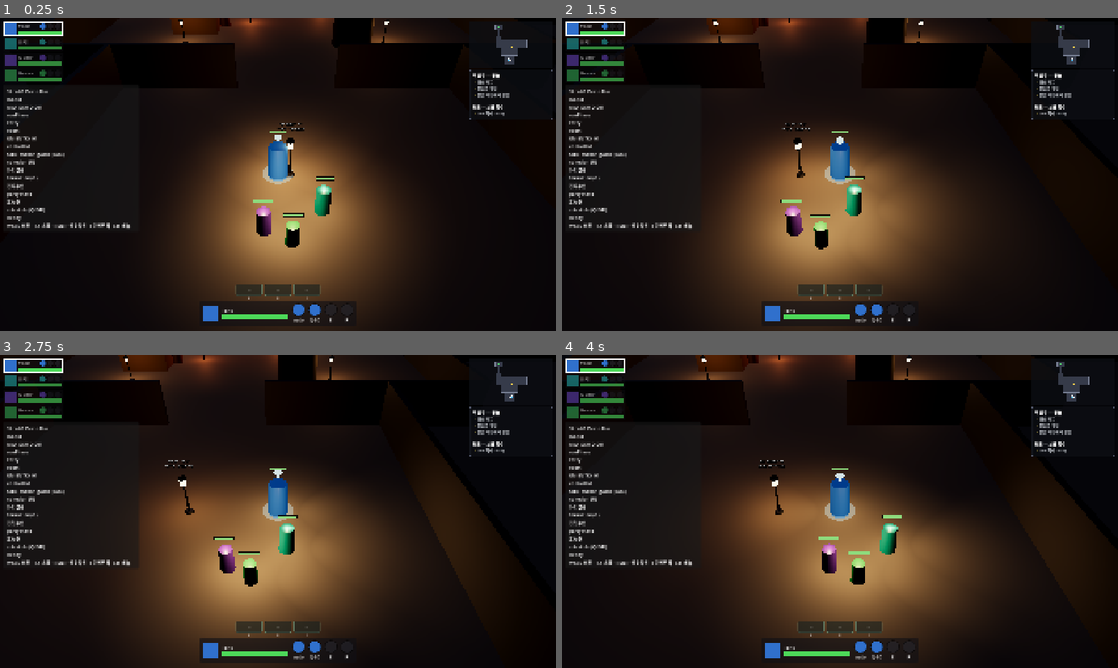
Above: before the commit, frames 1-4 (two rows, left to right).
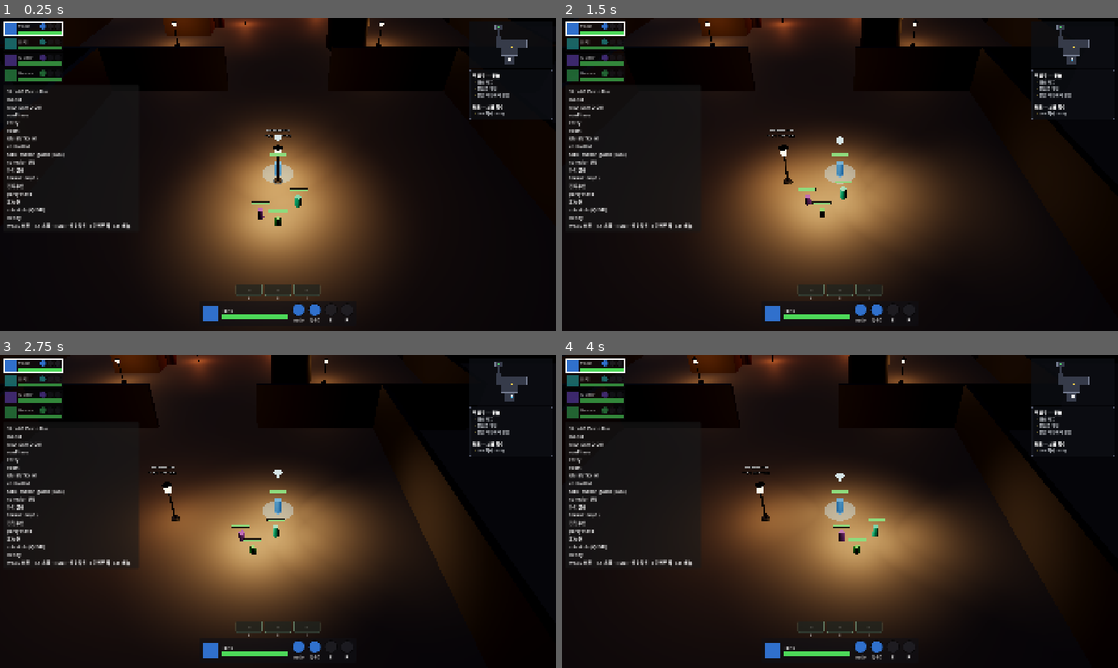
Above: after the commit, the same moments.

Repository: haepari1019/project_tdc_game
Game: Godot game, scene res://scenes/run/dungeon_run.tscn
Two runs of this game, one before a commit and one after it. Both use one fixed random seed, a clock stepped at 60 frames per second and the inputs below. This scene is started directly instead of the project's main scene.
Inputs (mouse positions are in pixels of both pictures, inside the frame that each line leads up to):
- Up to frame 1 (0.25 s): no input
- Up to frame 2 (1.5 s): tap Enter at 0.5 s; move the mouse to (962, 158) at 0.52 s; hold D (move_right) 0.53-1.25 s; hold F (interact) 0.53-1.25 s; click (962, 158) at 0.67 s; drag from (728, 190) to (812, 237) at 1.27 s
- Up to frame 3 (2.75 s): tap Space at 2 s; move the mouse to (333, 442) at 2.02 s; hold D (move_right) from 2.03 s (still down); hold G (toggle_formation_priority) from 2.03 s (still down)
- Up to frame 4 (4 s): release D (move_right) at 2.75 s; release G (toggle_formation_priority) at 2.75 s; drag from (812, 574) to (673, 464) at 2.77 s; tap Enter at 3.5 s; move the mouse to (1006, 558) at 3.52 s; hold A (move_left) from 3.53 s (still down); hold X (use_consumable_x) from 3.53 s (still down)

The runs differ from the first frame. In frame 1, 6.9% of the frame differs, in the area x 19-92%, y 0-91%; in frame 2, 11%; in frame 3, 13%, in the area x 11-92%, y 0-100%; in frame 4, 12%.

Commit message:
feat: 유닛 스케일 0.65 — 맵 대비 비율 (미니어처감 제거)
유닛이 맵 대비 너무 커 "미니어처 탐험" 느낌 + 카메라가 가깝게 느껴짐. 단일
UnitVisuals.UNIT_SCALE(0.65)로: 파티·적 메쉬 + 파티 콜리전 + 포메이션 오프셋 +
slot_min_distance를 같은 배율로 축소(비율 유지 → 스티어링이 다시 안 벌림).
이동속도·스킬 사거리는 의도적 보존(맵 횡단 시간 동일·게임플레이 수치).

Co-Authored-By: Claude Opus 4.8 (1M context) <noreply@anthropic.com>

Diff:
--- a/scripts/core/unit_visuals.gd
+++ b/scripts/core/unit_visuals.gd
@@ -2,6 +2,12 @@
 ## Single source of truth for code-placeholder unit visuals — role palette + enemy table.
 ## ref: DEBT-DUP-COLOR (was split: party_controller CLASS_COLORS/CLASS_SCALES + combat_controller ENEMY_VISUALS).
 ## PH spec: WORK_ORDER §코드 플레이스홀더 — 아군=원기둥/한색(cool), 적=박스/난색(warm).
+
+## Global unit-vs-map scale. Units were too big vs the map ("miniature" feel + camera felt close);
+## shrinking them makes the world read bigger. Applied to party + enemy mesh scale here; the
+## SAME factor scales formation slot offsets + slot_min_distance in party_controller so the party
+## stays proportional (else steering re-spreads it). 1.0 = original. ref: F-012.
+const UNIT_SCALE := 0.65
 
 
 # --- Party roles (cool palette) ---
@@ -37,8 +43,10 @@
 
 
 static func role_scale(class_id: String) -> float:
-	return ROLE_SCALES.get(class_id, 1.0)
+	return ROLE_SCALES.get(class_id, 1.0) * UNIT_SCALE
 
 
 static func enemy_visual(enemy_id: String) -> Dictionary:
-	return ENEMY_VISUALS.get(enemy_id, ENEMY_DEFAULT)
+	var v: Dictionary = (ENEMY_VISUALS.get(enemy_id, ENEMY_DEFAULT) as Dictionary).duplicate()
+	v["scale"] = float(v.get("scale", 1.0)) * UNIT_SCALE
+	return v
--- a/scripts/party/party_controller.gd
+++ b/scripts/party/party_controller.gd
@@ -529,8 +529,8 @@
 		_sv1_dir_smooth_rate = float(sv1.get("dir_smooth_rate", 14.0))
 		_sv1_wall_clip_enabled = bool(sv1.get("wall_clip_enabled", true))
 		_sv1_goal_ramp_after_delay_s = float(sv1.get("goal_ramp_after_delay_s", 0.08))
-		_sv1_slot_min_distance_pair = float(sv1.get("slot_min_distance_pair_m", 2.5))
-		_sv1_slot_min_distance_anchor = float(sv1.get("slot_min_distance_anchor_m", 2.0))
+		_sv1_slot_min_distance_pair = float(sv1.get("slot_min_distance_pair_m", 2.5)) * UnitVisuals.UNIT_SCALE
+		_sv1_slot_min_distance_anchor = float(sv1.get("slot_min_distance_anchor_m", 2.0)) * UnitVisuals.UNIT_SCALE
 		_sv1_sep_asymmetry_min = float(sv1.get("sep_asymmetry_min", 0.15))
 		_sv1_noise_dir_deg = float(sv1.get("noise_dir_deg", 6.0))
 		_sv1_noise_dir_freq = float(sv1.get("noise_dir_freq", 0.7))
@@ -551,15 +551,16 @@
 		_swap_reposition_delay_max = float(variation.get("swap_reposition_start_delay_max_s", 0.26))
 	var col = doc.get("collision", {})
 	if typeof(col) == TYPE_DICTIONARY:
-		_collision_radius = float(col.get("capsule_radius_m", 0.26))
-		_collision_height = float(col.get("capsule_height_m", 1.15))
+		_collision_radius = float(col.get("capsule_radius_m", 0.26)) * UnitVisuals.UNIT_SCALE
+		_collision_height = float(col.get("capsule_height_m", 1.15)) * UnitVisuals.UNIT_SCALE
 	for slot in doc.get("slots", []):
 		if typeof(slot) != TYPE_DICTIONARY:
 			continue
 		var cid := String(slot.get("class_id", ""))
 		var off: Array = slot.get("offset", [0, 0, 0])
 		if off.size() >= 3:
-			_slot_offsets[cid] = Vector3(float(off[0]), float(off[1]), float(off[2]))
+			# Same UNIT_SCALE as the mesh — keeps the party proportional when units shrink.
+			_slot_offsets[cid] = Vector3(float(off[0]), float(off[1]), float(off[2])) * UnitVisuals.UNIT_SCALE
 	_sv1_enforce_slot_constraints()
 
 
